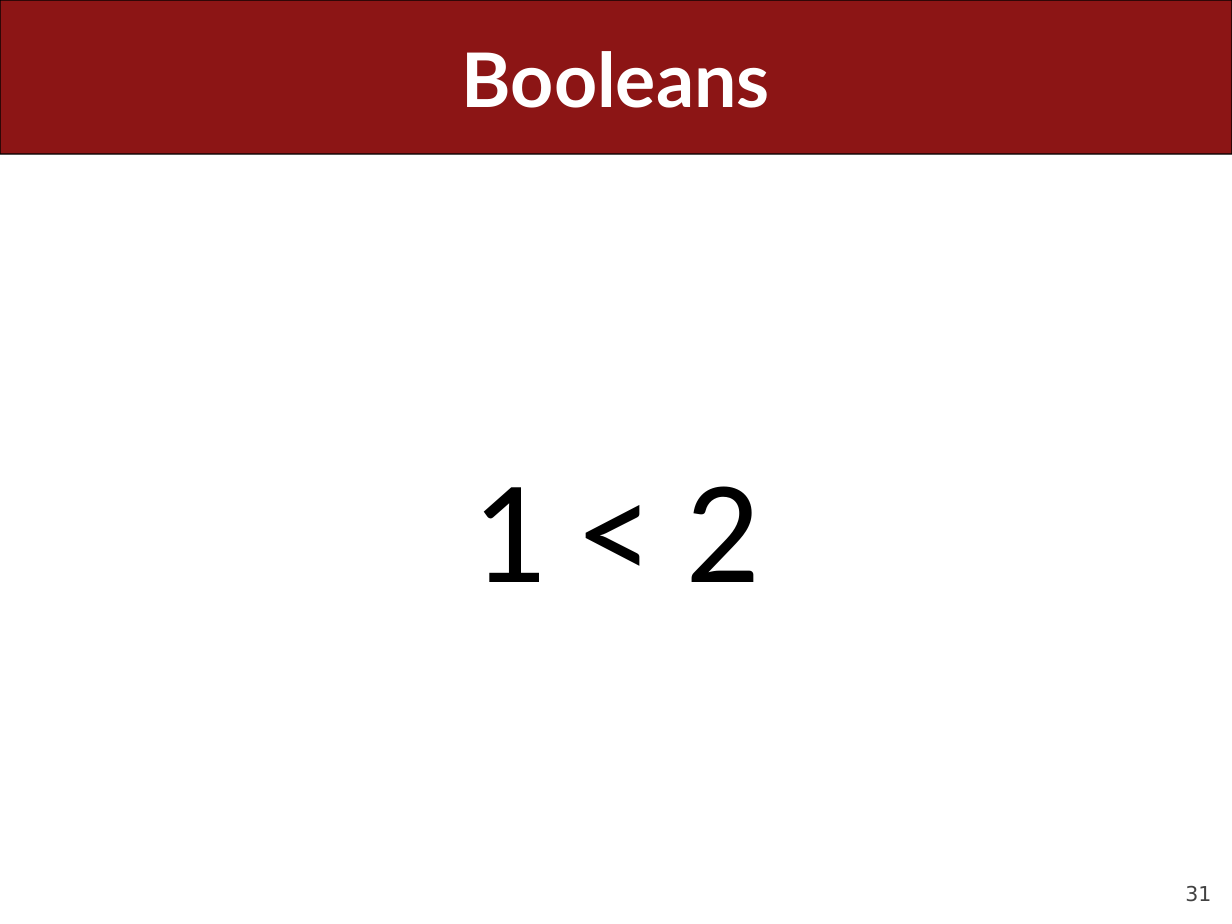
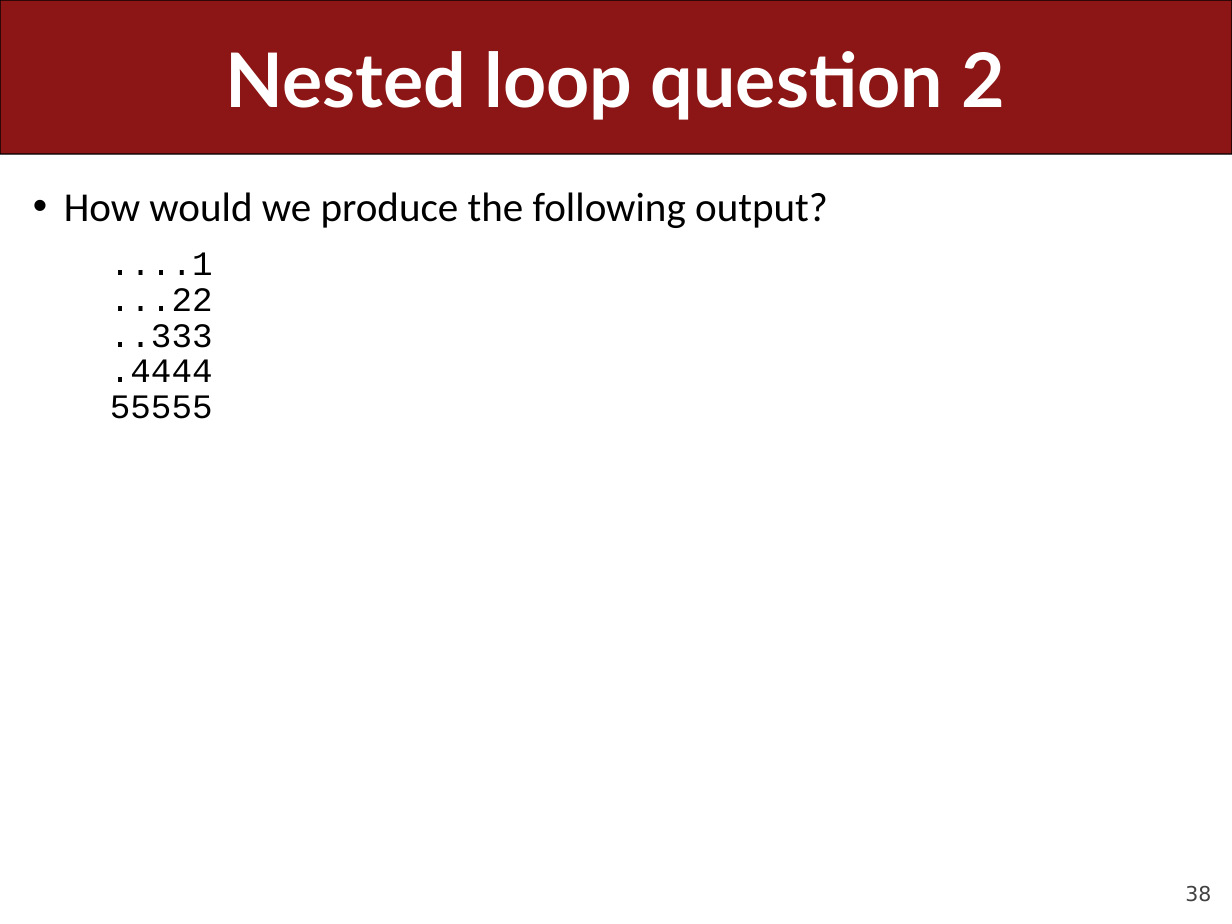
Before and after one commit to ckincaid17/cs106a-summer-2018, a slide deck: slide 38 of WWW/lectures/Lecture6/Lecture6.pptx (slide 31 before the commit). Drawn at 1232x924 pixels with LibreOffice and Linux fonts; fonts in the diff are those of the drawing. Boxes give left, top, right and bottom in pixels: in the first picture for what was removed or moved away, otherwise in the second. Text is boxed around its words. In the diff, an @@ line names an element or a change of style, - is before the commit and + after.

```diff
--- a/WWW/lectures/Lecture6/Lecture6.pptx
+++ b/WWW/lectures/Lecture6/Lecture6.pptx
@@ title at box(226, 51, 1006, 120): text changed @@
-Booleans
+Nested loop question 2
@@ text "How would we produce the ..." at box(64, 192, 828, 419): vertical alignment middle to top @@
@@ text at box(64, 192, 828, 419): text changed; size 86 to 24 pt @@
-1 < 2
+• How would we produce the following output?
+  ....1
+  ...22
+  ..333
+  .4444
+  55555
@@ page number at box(1185, 885, 1211, 902): text changed @@
-31
+38
```
Also in this commit, not shown: 13 other slides changed, 36 slides added, 30 slides removed, 14 other files.
